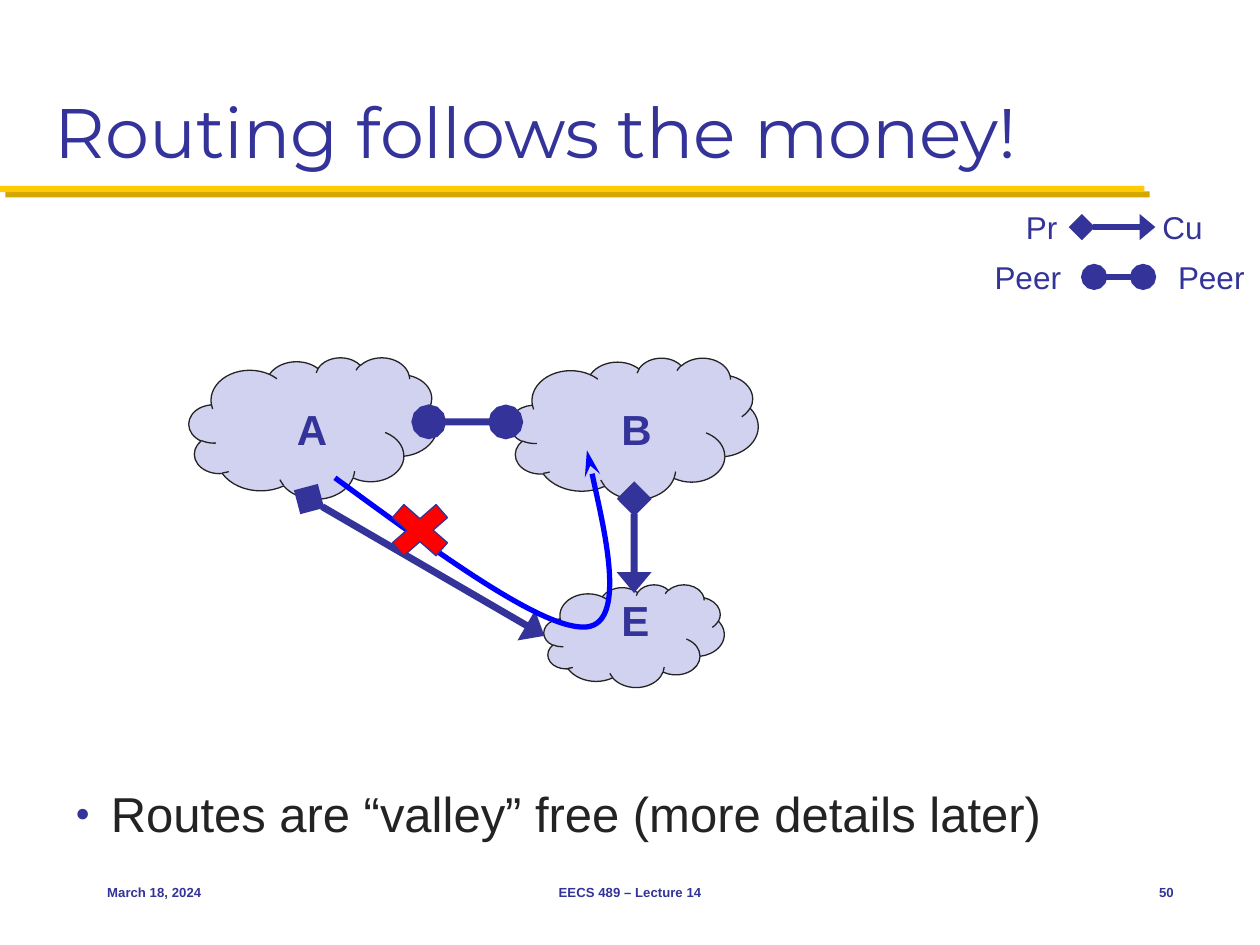
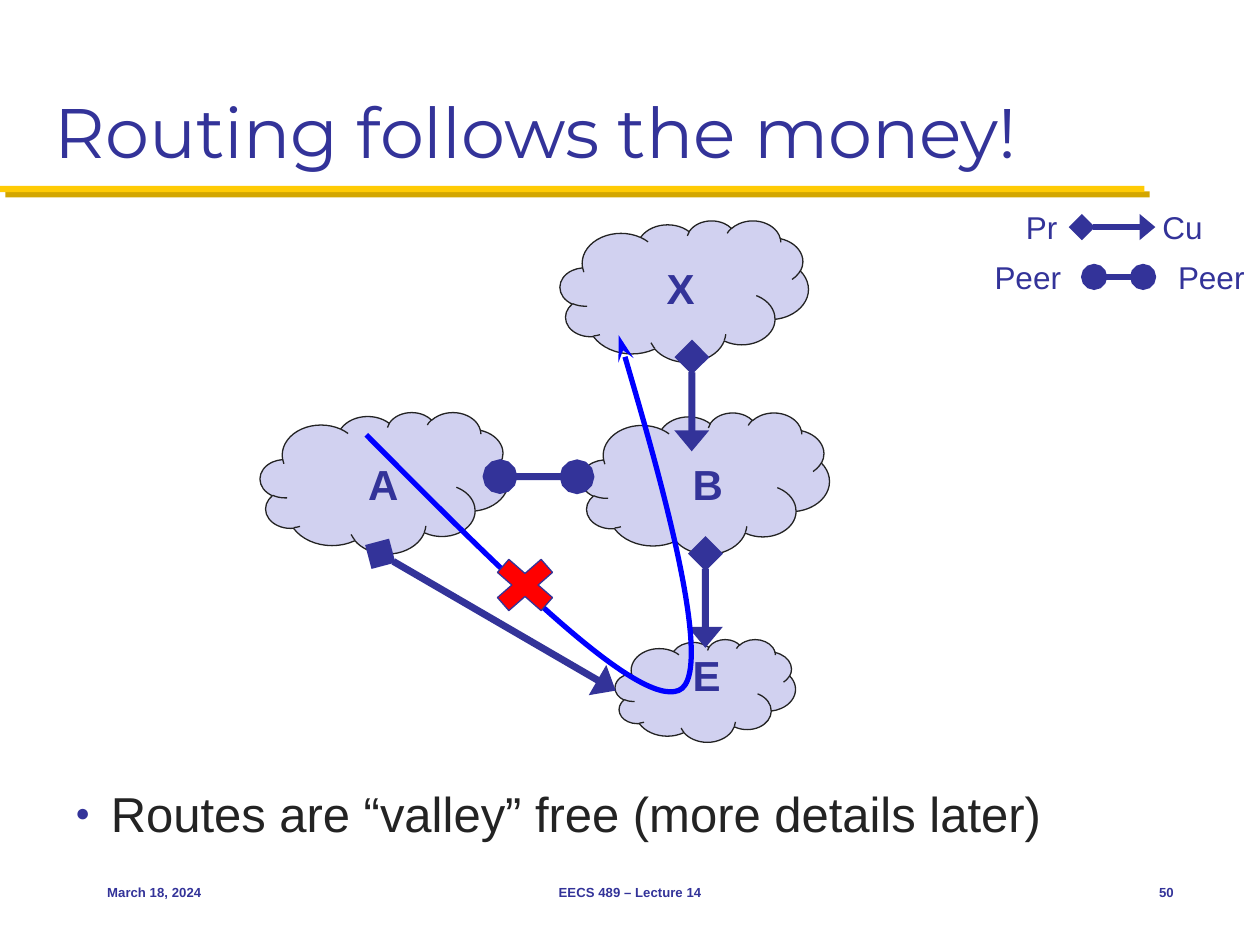
Before and after one commit to mosharaf/eecs489, a slide deck: slide 50 of Slides/031824.pptx. Drawn at 1260x945 pixels with LibreOffice and Linux fonts; fonts in the diff are those of the drawing. Boxes give left, top, right and bottom in pixels: in the first picture for what was removed or moved away, otherwise in the second. Text is boxed around its words. In the diff, an @@ line names an element or a change of style, - is before the commit and + after.

```diff
--- a/Slides/031824.pptx
+++ b/Slides/031824.pptx
@@ cloud added at box(561, 220, 809, 362), fill #D1D1F0, outline #232323 0.75 pt @@
@@ text added at box(667, 275, 695, 304), 24 pt, text #333399, bold @@
+X
@@ freeform shape at box(358, 332, 698, 734): rotation 0 to 350 degrees; outline redrawn @@
@@ double arrow added from (692, 357) to (692, 451), #333399 4 pt @@
@@ 3 texts, 3 clouds, 3 double arrows: place and size @@
-3 texts, 3 clouds, 3 double arrows at box(189, 358, 759, 688)
+3 texts, 3 clouds, 3 double arrows at box(261, 412, 829, 742)
@@ cross: place and size @@
-cross at box(378, 494, 462, 567)
+cross at box(483, 548, 567, 621)
```
Also in this commit, not shown: 1 other slide changed, 1 other file.
